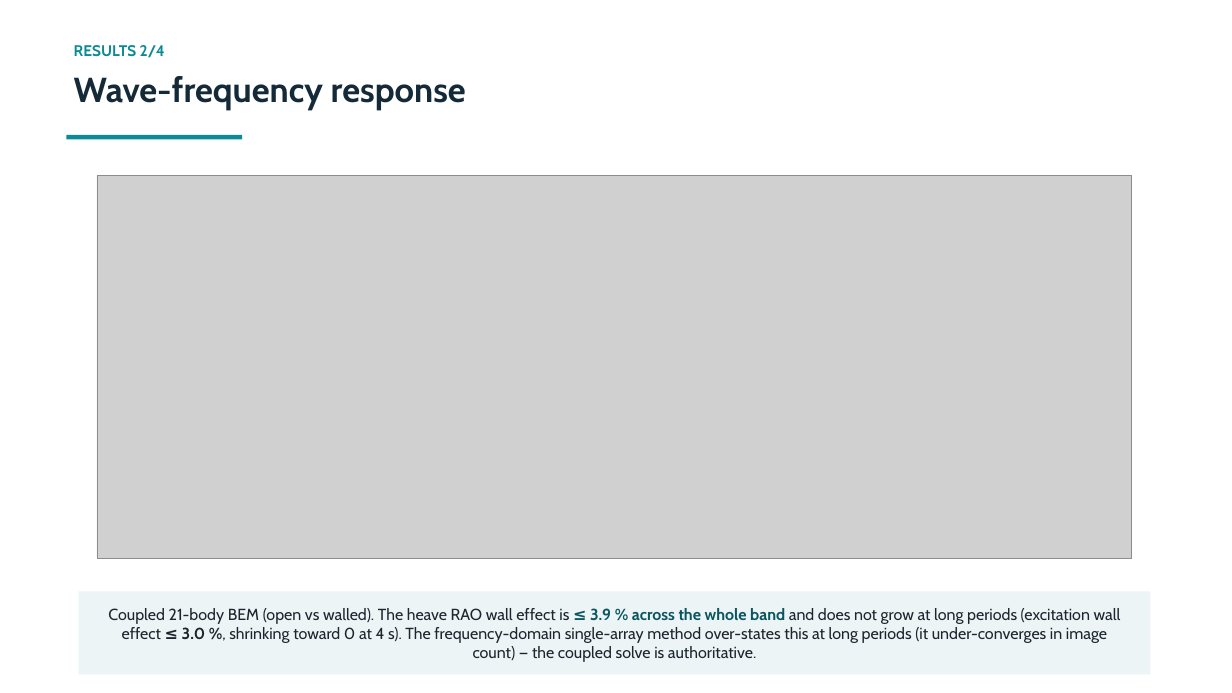
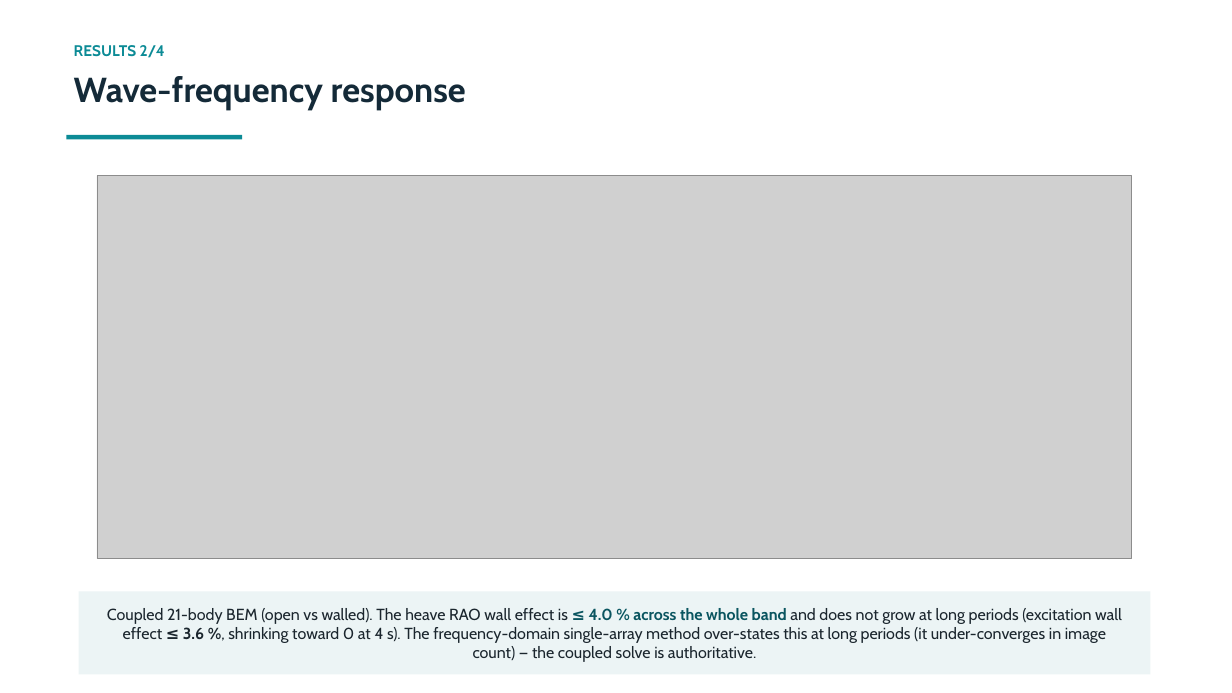
Before and after one commit to xabi80/HSP, a slide deck: slide 7 of studies/platform-12buoy/flume-wall-effect/Flume_wall_effect_technical.pptx. Drawn at 1232x693 pixels with LibreOffice and Linux fonts; fonts in the diff are those of the drawing; grey boxes stand for pictures. Boxes give left, top, right and bottom in pixels: in the first picture for what was removed or moved away, otherwise in the second. Text is boxed around its words. In the diff, an @@ line names an element or a change of style, - is before the commit and + after.

```diff
--- a/studies/platform-12buoy/flume-wall-effect/Flume_wall_effect_technical.pptx
+++ b/studies/platform-12buoy/flume-wall-effect/Flume_wall_effect_technical.pptx
@@ text at (107, 608, 1122, 662): text changed @@
-Coupled 21-body BEM (open vs walled). The heave RAO wall effect is ≤ 3.9 % across the whole band and does not grow at long periods (excitation wall effect ≤ 3.0 %, shrinking toward 0 at 4 s). The frequency-domain single-array method over-states this at long periods (it under-converges in image count) — the coupled solve is authoritative.
+Coupled 21-body BEM (open vs walled). The heave RAO wall effect is ≤ 4.0 % across the whole band and does not grow at long periods (excitation wall effect ≤ 3.6 %, shrinking toward 0 at 4 s). The frequency-domain single-array method over-states this at long periods (it under-converges in image count) — the coupled solve is authoritative.
```
Also in this commit, not shown: 6 other slides changed, 1 slide added, 7 other files.
